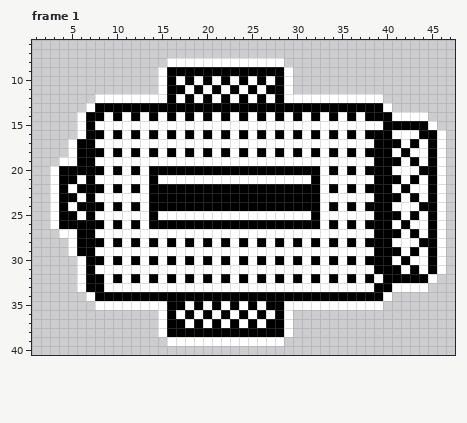
Two versions of one pixel-art file, Starship/Working Files/starship-table-48-48.ase. Above is the file before it was changed.
48x48 pixels, 4 frames. Shown: frame 1: x 1..47, y 6..40. The commit also changed other frames, which this record leaves out.
Once edited:
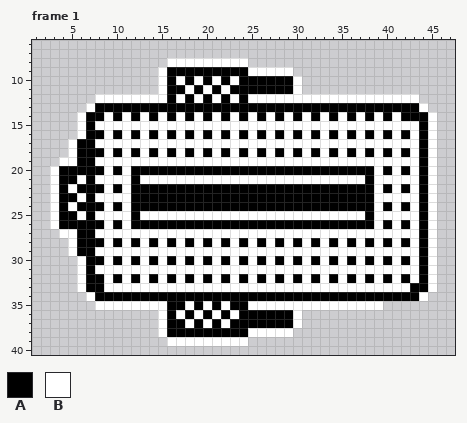
Palette (. is transparent): A #000000  B #ffffff
The exact change:
layer "burger" added
layer "Layer 1" removed
Frame 1:
y 8: x 25..28 BBBB -> ....
y 9: x 25..28 AAAA -> BBBB
y 10: x 25 B -> A; x 27 B -> A; x 29..30 B. -> AB
y 11: x 24 B -> A; x 26 B -> A; x 29..30 B. -> AB
y 12: x 26 A -> B; x 28 A -> B; x 40..43 .... -> BBBB
y 13: x 40..44 B.... -> AAAAB
y 14: x 39 A -> B; x 42..45 BBB. -> AAAB
y 15: x 40..43 AAAA -> BBBB
y 16: x 39 A -> B; x 42 B -> A; x 45..46 AB -> B.
y 17: x 39..41 AAA -> BBB; x 43..46 ABAB -> BAB.
y 18: x 39 A -> B; x 44..46 BAB -> AB.
y 19: x 39..41 AAA -> BBB; x 43..46 ABAB -> BAB.
y 20: x 13 B -> A; x 33 B -> A; x 35 B -> A; x 37 B -> A; x 39 A -> B; x 42 B -> A; x 45..46 AB -> B.
y 21: x 12 B -> A; x 14 A -> B; x 32 A -> B; x 38..41 BAAA -> ABBB; x 43..46 ABAB -> BAB.
y 22: x 13 B -> A; x 33 B -> A; x 35 B -> A; x 37 B -> A; x 39 A -> B; x 44..46 BAB -> AB.
y 23: x 12..13 BB -> AA; x 33..41 BBBBBBAAA -> AAAAAABBB; x 43..46 ABAB -> BAB.
y 24: x 13 B -> A; x 33 B -> A; x 35 B -> A; x 37 B -> A; x 39 A -> B; x 42 B -> A; x 45..46 AB -> B.
y 25: x 12 B -> A; x 14 A -> B; x 32 A -> B; x 38..41 BAAA -> ABBB; x 43..46 ABAB -> BAB.
y 26: x 13 B -> A; x 33 B -> A; x 35 B -> A; x 37 B -> A; x 39 A -> B; x 44..46 BAB -> AB.
y 27: x 39..41 AAA -> BBB; x 43..46 ABAB -> BAB.
y 28: x 39 A -> B; x 42 B -> A; x 45..46 AB -> B.
y 29: x 39..41 AAA -> BBB; x 43..46 ABAB -> BAB.
y 30: x 39 A -> B; x 44..46 BAB -> AB.
y 31: x 39..41 AAA -> BBB; x 43..46 ABAB -> BAB.
y 32: x 41 A -> B; x 43 A -> B
y 33: x 39..40 AA -> BB; x 43..45 BB. -> AAB
y 34: x 40..44 B.... -> AAAAB
y 35: x 24..25 BA -> AB; x 27..28 AA -> BB
y 36: x 25 B -> A; x 27 B -> A; x 29..30 B. -> AB
y 37: x 24 B -> A; x 26 B -> A; x 29..30 B. -> AB
y 38: x 25..28 AAAA -> BBBB
y 39: x 25..28 BBBB -> ....
Where, in picture pixels (left, top, right, bottom), the same in both pictures:
changed: (239, 58, 302, 103)
changed: (311, 94, 446, 301)
changed: (131, 166, 158, 229)
changed: (239, 301, 302, 346)
